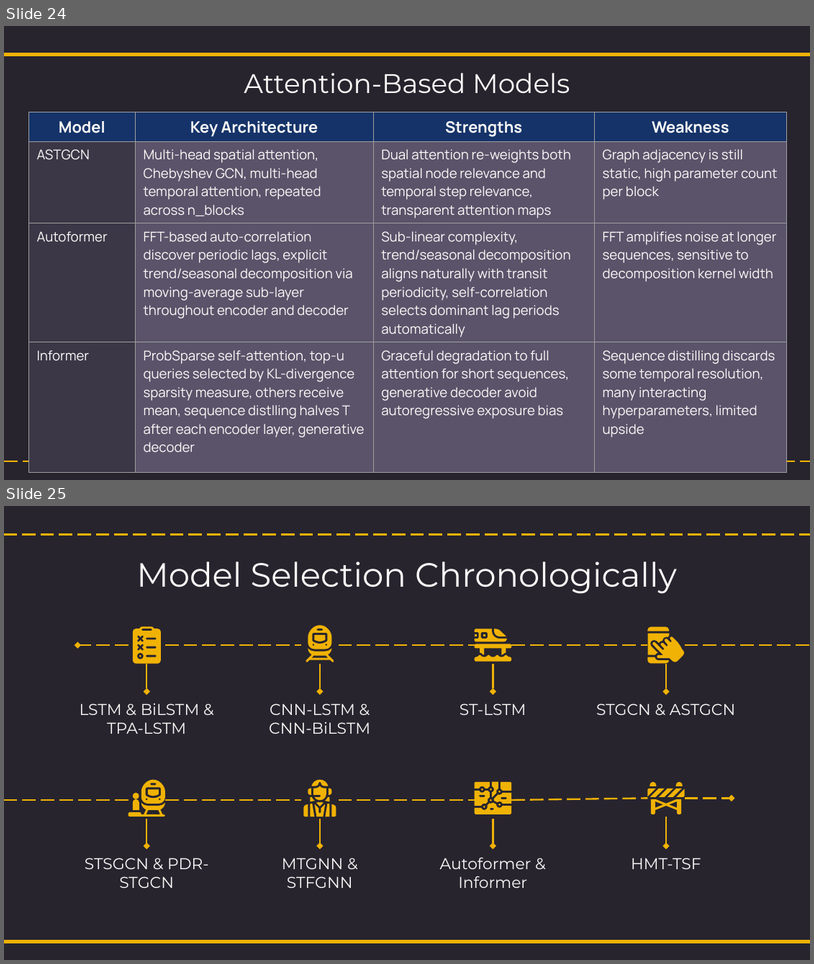
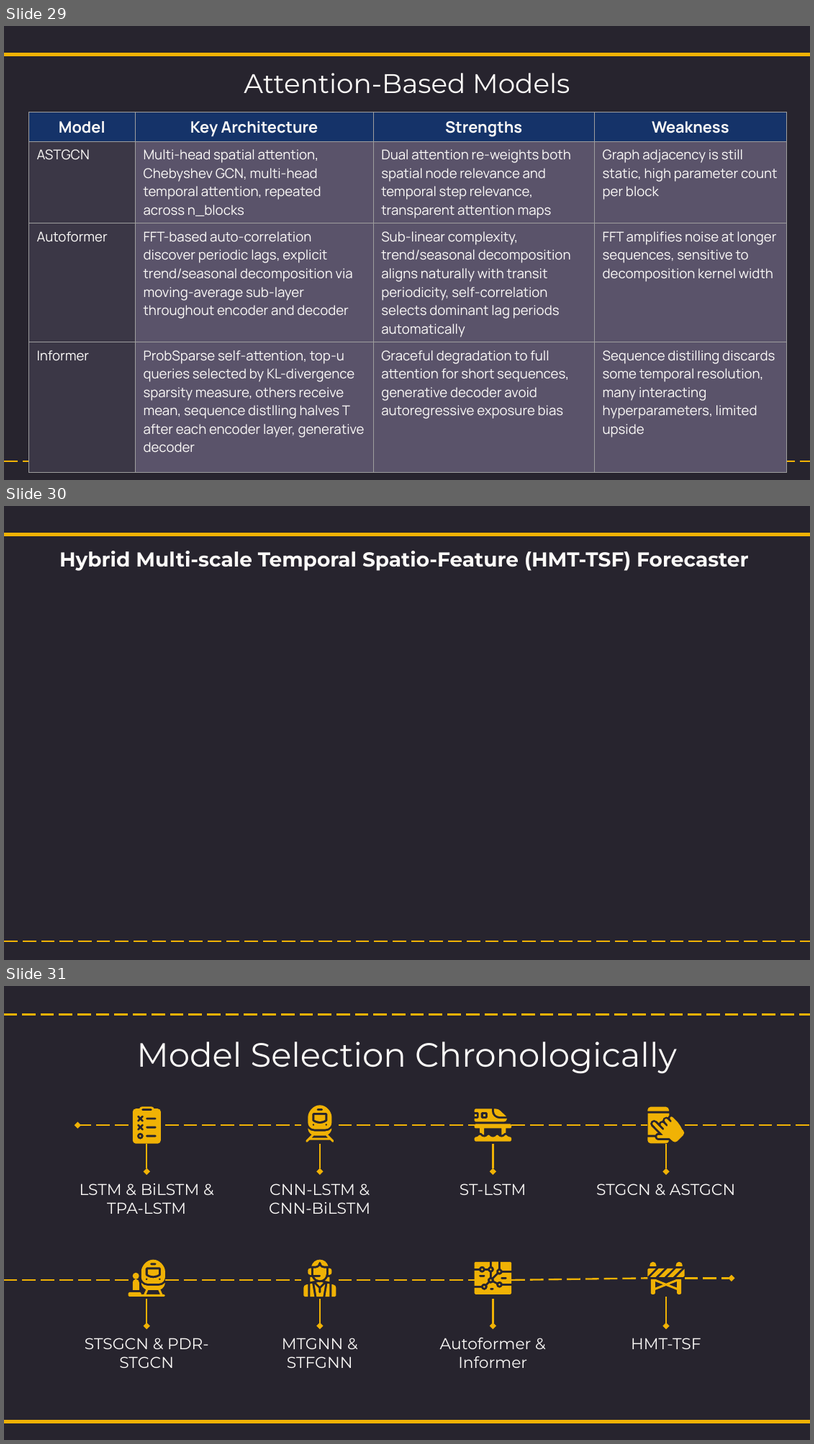
Before and after one commit to NightfuryEquinn/Ridership, a slide deck: docs/24202141_yipzixian_p1_presentation_revised.pptx. Shown one above the other, each under a label of ours: slides 24 and 25 before the commit, slides 29, 30 and 31 after it. The pictures are 814x964 and 814x1444 pixels, drawn with LibreOffice and Linux fonts; fonts in the diff are those of the drawing. Boxes give left, top, right and bottom in pixels: in the first picture for what was removed or moved away, otherwise in the second. Text is boxed around its words. In the diff, an @@ line names an element or a change of style, - is before the commit and + after.

```diff
--- a/docs/24202141_yipzixian_p1_presentation_revised.pptx
+++ b/docs/24202141_yipzixian_p1_presentation_revised.pptx
@@ slide 30 added at <box>4,506,810,960</box>, background #27242E; not listed: 2 template elements that a slide beside it also shows @@
@@ text added at <box>59,551,748,571</box>, 18 pt, text #FCFAF8, bold @@
+Hybrid Multi-scale Temporal Spatio-Feature (HMT-TSF) Forecaster
@@ what was slide 24 is now slide 29 @@
@@ what was slide 25 is now slide 31 @@
```
Also in this commit, not shown: 3 slides changed, 4 other slides added, 1 slide removed, 25 other files.
